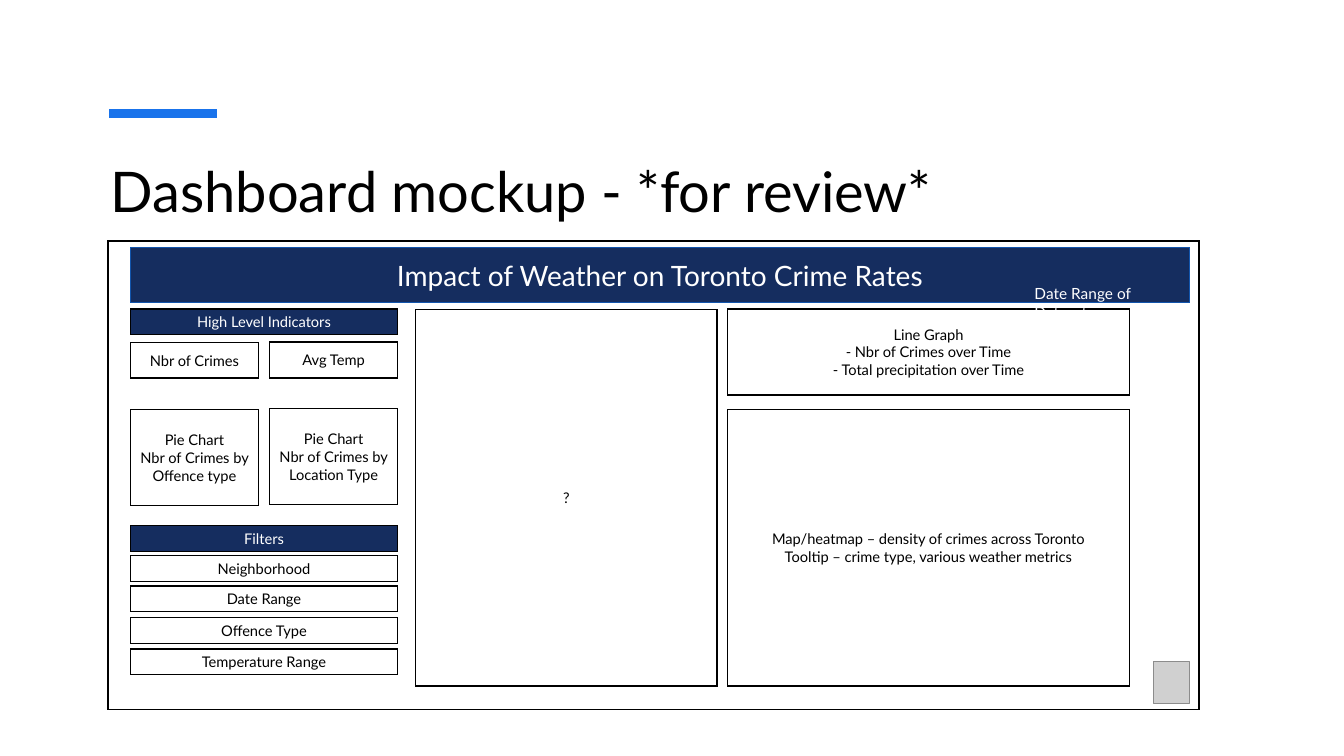
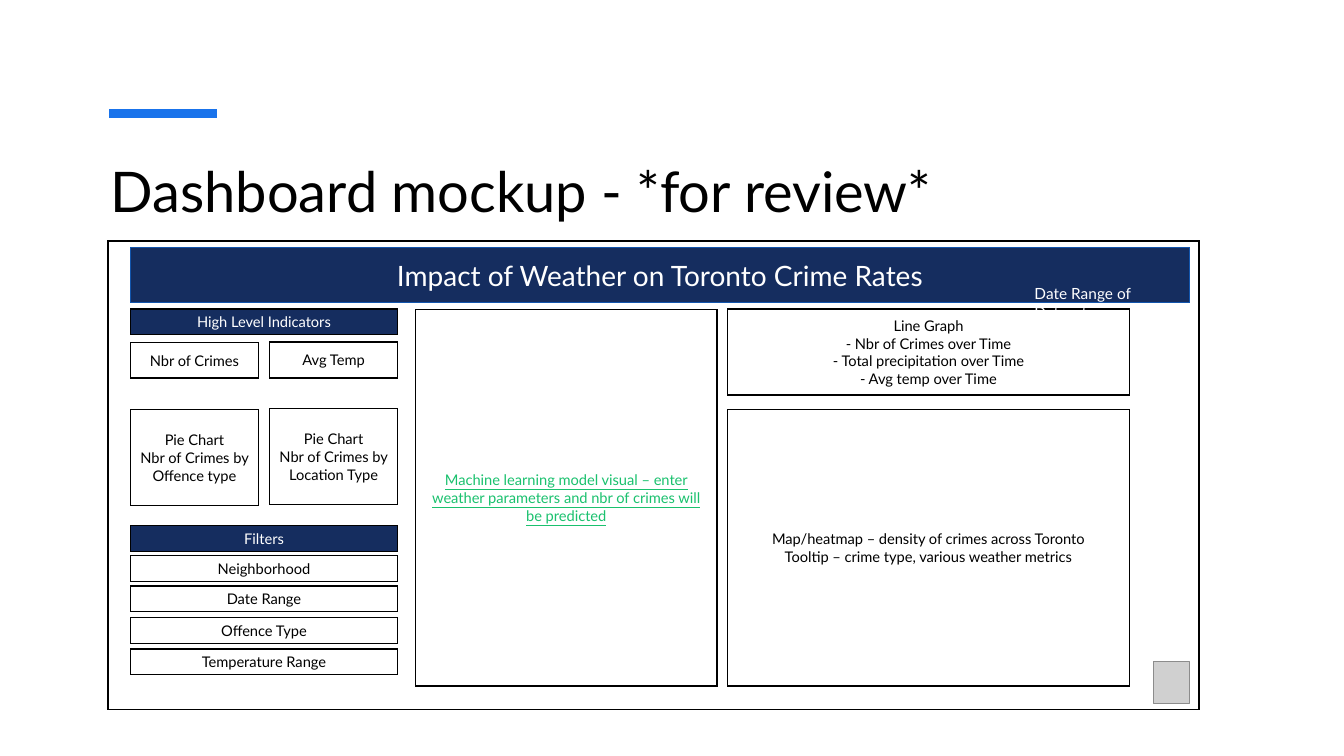
Before and after one commit to MickMarch/Canadian_Homelessness_Analysis, a slide deck: slide 4 of Dashboard_Mockup.pptx (slide 6 before the commit). Drawn at 1344x756 pixels with LibreOffice and Linux fonts; fonts in the diff are those of the drawing; grey boxes stand for pictures. Boxes give left, top, right and bottom in pixels: in the first picture for what was removed or moved away, otherwise in the second. Text is boxed around its words. In the diff, an @@ line names an element or a change of style, - is before the commit and + after.

Commit message:
Added visual to dashboard

```diff
--- a/Dashboard_Mockup.pptx
+++ b/Dashboard_Mockup.pptx
@@ text in rectangle at [869,373,997,387]: paragraph added @@
+- Avg temp over Time
@@ text in rectangle at [432,474,700,524]: text changed; text colour #000000 to #1AC16E @@
-?
+Machine learning model visual – enter weather parameters and nbr of crimes will be predicted
```
Also in this commit, not shown: 1 other slide changed, 2 slides removed.
